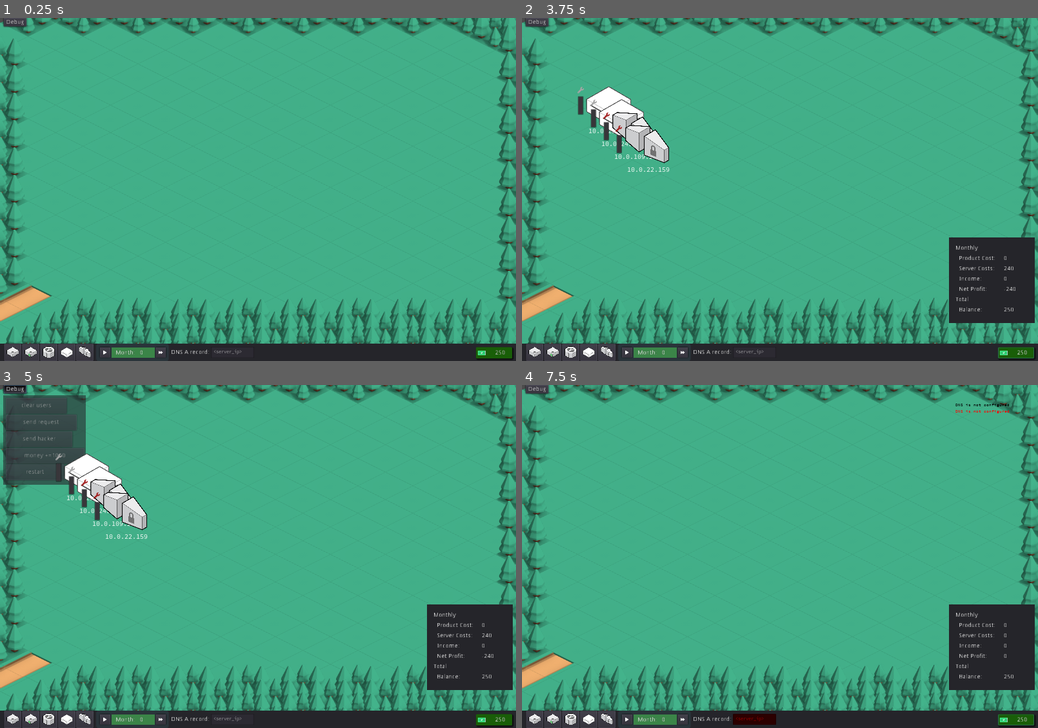
Above: before the commit, frames 1-4 (two rows, left to right).
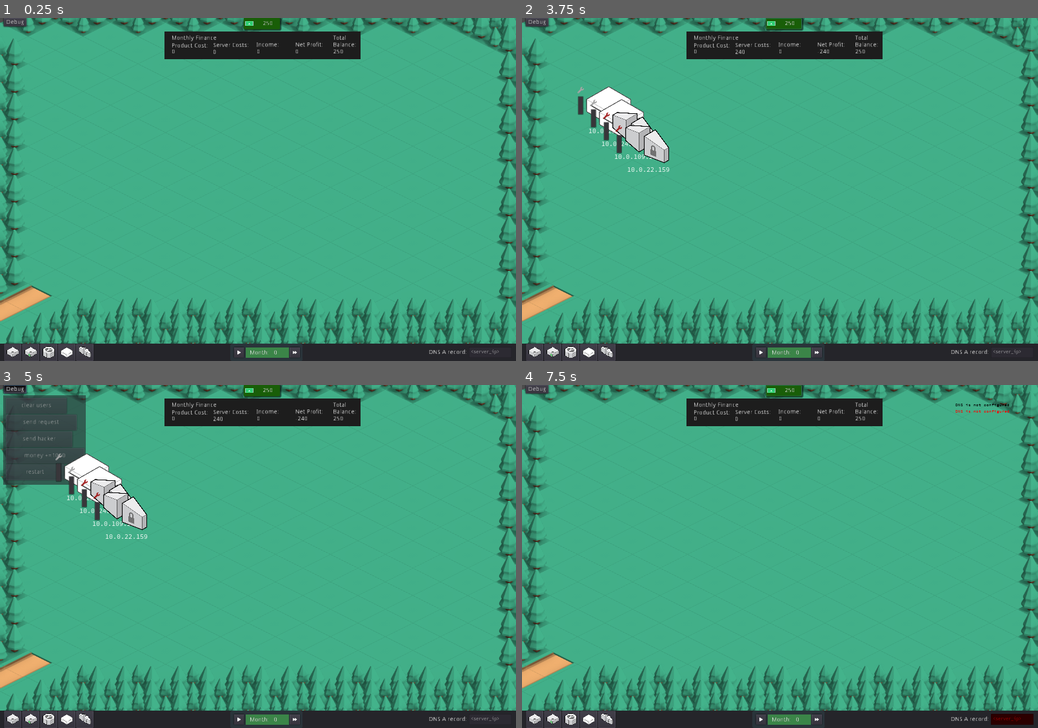
Above: after the commit, the same moments.

Repository: yigitbey/CloudArchitect
Game: Godot game, scene res://Level.tscn
Two runs of this game, one before a commit and one after it. Both use one fixed random seed, a clock stepped at 60 frames per second and the inputs below.
Inputs (mouse positions are in pixels of both pictures, inside the frame that each line leads up to):
- Up to frame 1 (0.25 s): no input
- Up to frame 2 (3.75 s): click (589, 350) at 0.5 s; click (589, 350) at 1.25 s; click (604, 350) at 2 s; click (604, 350) at 2.75 s; click "250" at 3.5 s
- Up to frame 3 (5 s): click "Debug" at 4.25 s
- Up to frame 4 (7.5 s): click "restart" at 5 s; click "" at 5.75 s; click "" at 6.5 s; click "250" at 7.25 s

The runs differ from the first frame. In frame 1, 4.3% of the frame differs, in the area x 19-100%, y 0-100%; in frame 2, 8.4%; in frame 3, 8.5%; in frame 4, 8.7%.

Commit message:
hud overhaul

Diff:
--- a/HUD.tscn
+++ b/HUD.tscn
@@ -93,6 +93,9 @@
 
 [sub_resource type="StyleBoxEmpty" id=18]
 
+[sub_resource type="StyleBoxFlat" id=23]
+bg_color = Color( 0.113725, 0.113725, 0.113725, 1 )
+
 [sub_resource type="StyleBoxEmpty" id=22]
 
 [sub_resource type="StyleBoxEmpty" id=19]
@@ -114,9 +117,9 @@
 }
 
 [node name="DNS" type="LineEdit" parent="Panel"]
-margin_left = 490.0
+margin_left = 1090.0
 margin_top = 7.0
-margin_right = 590.0
+margin_right = 1190.0
 margin_bottom = 33.0
 rect_clip_content = true
 hint_tooltip = "Entrypoint"
@@ -130,9 +133,9 @@
 }
 
 [node name="DNSLabel" type="Label" parent="Panel"]
-margin_left = 397.0
+margin_left = 997.0
 margin_top = 13.0
-margin_right = 486.0
+margin_right = 1086.0
 margin_bottom = 27.0
 text = "DNS A record:"
 __meta__ = {
@@ -224,10 +227,10 @@
 }
 
 [node name="FinancesButton" type="Button" parent="Panel"]
-margin_left = 1107.0
-margin_top = 8.0
-margin_right = 1191.0
-margin_bottom = 34.0
+margin_left = 566.0
+margin_top = -760.0
+margin_right = 650.0
+margin_bottom = -734.0
 theme = SubResource( 5 )
 toggle_mode = true
 text = "300"
@@ -389,9 +392,9 @@
 [node name="GameOver" type="AcceptDialog" parent="."]
 pause_mode = 2
 visible = true
-margin_left = 576.0
+margin_left = 536.0
 margin_top = 336.0
-margin_right = 768.0
+margin_right = 728.0
 margin_bottom = 412.0
 popup_exclusive = true
 window_title = "Game Over!"
@@ -427,9 +430,9 @@
 }
 
 [node name="MonthControl" type="Panel" parent="."]
-margin_left = 223.0
+margin_left = 535.0
 margin_top = 760.0
-margin_right = 391.0
+margin_right = 703.0
 margin_bottom = 800.0
 custom_styles/panel = SubResource( 6 )
 __meta__ = {
@@ -554,20 +557,20 @@
 }
 
 [node name="FinancesPanel" type="Panel" parent="."]
-visible = false
-margin_left = 992.0
-margin_top = 512.0
-margin_right = 1192.0
-margin_bottom = 712.0
+margin_left = 382.0
+margin_top = 32.0
+margin_right = 838.0
+margin_bottom = 96.0
+custom_styles/panel = SubResource( 23 )
 __meta__ = {
 "_edit_use_anchors_": false
 }
 
 [node name="TotalBalanceLabel" type="Label" parent="FinancesPanel"]
-margin_left = 24.0
-margin_top = 162.0
-margin_right = 80.0
-margin_bottom = 176.0
+margin_left = 392.0
+margin_top = 24.0
+margin_right = 448.0
+margin_bottom = 38.0
 rect_pivot_offset = Vector2( 74, 10.9999 )
 text = "Balance:"
 __meta__ = {
@@ -575,10 +578,10 @@
 }
 
 [node name="TotalBalance" type="Label" parent="FinancesPanel"]
-margin_left = 128.0
-margin_top = 162.0
-margin_right = 200.0
-margin_bottom = 176.0
+margin_left = 392.0
+margin_top = 40.0
+margin_right = 464.0
+margin_bottom = 54.0
 rect_pivot_offset = Vector2( 18, 10.9999 )
 text = "5"
 __meta__ = {
@@ -586,10 +589,10 @@
 }
 
 [node name="ProductCostLabel" type="Label" parent="FinancesPanel"]
-margin_left = 24.0
-margin_top = 42.0
-margin_right = 128.0
-margin_bottom = 56.0
+margin_left = 16.0
+margin_top = 26.0
+margin_right = 120.0
+margin_bottom = 40.0
 rect_pivot_offset = Vector2( 74, 10.9999 )
 text = "Product Cost:"
 __meta__ = {
@@ -597,10 +600,10 @@
 }
 
 [node name="ProductCost" type="Label" parent="FinancesPanel"]
-margin_left = 128.0
-margin_top = 42.0
-margin_right = 200.0
-margin_bottom = 56.0
+margin_left = 16.0
+margin_top = 40.0
+margin_right = 72.0
+margin_bottom = 54.0
 rect_pivot_offset = Vector2( 18, 10.9999 )
 text = "0"
 __meta__ = {
@@ -608,10 +611,10 @@
 }
 
 [node name="ServerCostsLabel" type="Label" parent="FinancesPanel"]
-margin_left = 24.0
-margin_top = 66.0
-margin_right = 128.0
-margin_bottom = 80.0
+margin_left = 113.0
+margin_top = 25.0
+margin_right = 217.0
+margin_bottom = 39.0
 rect_pivot_offset = Vector2( 74, 10.9999 )
 text = "Server Costs:"
 __meta__ = {
@@ -619,10 +622,10 @@
 }
 
 [node name="ServerCosts" type="Label" parent="FinancesPanel"]
-margin_left = 128.0
-margin_top = 66.0
-margin_right = 200.0
-margin_bottom = 80.0
+margin_left = 112.0
+margin_top = 41.0
+margin_right = 184.0
+margin_bottom = 55.0
 rect_pivot_offset = Vector2( 18, 10.9999 )
 text = "0"
 __meta__ = {
@@ -630,10 +633,10 @@
 }
 
 [node name="MonthlyIncomeLabel" type="Label" parent="FinancesPanel"]
-margin_left = 24.0
-margin_top = 90.0
-margin_right = 128.0
-margin_bottom = 104.0
+margin_left = 213.0
+margin_top = 24.0
+margin_right = 317.0
+margin_bottom = 38.0
 rect_pivot_offset = Vector2( 74, 10.9999 )
 text = "Income:"
 __meta__ = {
@@ -641,10 +644,10 @@
 }
 
 [node name="MonthlyIncome" type="Label" parent="FinancesPanel"]
-margin_left = 128.0
-margin_top = 90.0
-margin_right = 200.0
-margin_bottom = 104.0
+margin_left = 214.0
+margin_top = 40.0
+margin_right = 286.0
+margin_bottom = 54.0
 rect_pivot_offset = Vector2( 18, 10.9999 )
 text = "0"
 __meta__ = {
@@ -652,10 +655,10 @@
 }
 
 [node name="ProfitLabel" type="Label" parent="FinancesPanel"]
-margin_left = 24.0
-margin_top = 114.0
-margin_right = 128.0
-margin_bottom = 128.0
+margin_left = 304.0
+margin_top = 24.0
+margin_right = 408.0
+margin_bottom = 38.0
 rect_pivot_offset = Vector2( 74, 10.9999 )
 text = "Net Profit:"
 __meta__ = {
@@ -663,10 +666,10 @@
 }
 
 [node name="Profit" type="Label" parent="FinancesPanel"]
-margin_left = 128.0
-margin_top = 114.0
-margin_right = 200.0
-margin_bottom = 128.0
+margin_left = 304.0
+margin_top = 40.0
+margin_right = 376.0
+margin_bottom = 54.0
 rect_pivot_offset = Vector2( 18, 10.9999 )
 text = "0"
 __meta__ = {
@@ -675,16 +678,19 @@
 
 [node name="Label" type="Label" parent="FinancesPanel"]
 margin_left = 16.0
-margin_top = 18.0
+margin_top = 8.0
 margin_right = 68.0
-margin_bottom = 32.0
-text = "Monthly"
+margin_bottom = 22.0
+text = "Monthly Finance"
+__meta__ = {
+"_edit_use_anchors_": false
+}
 
 [node name="Label2" type="Label" parent="FinancesPanel"]
-margin_left = 16.0
-margin_top = 138.0
-margin_right = 68.0
-margin_bottom = 152.0
+margin_left = 392.0
+margin_top = 8.0
+margin_right = 444.0
+margin_bottom = 22.0
 text = "Total"
 __meta__ = {
 "_edit_use_anchors_": false
@@ -694,9 +700,10 @@
 position = Vector2( 960, 384 )
 
 [node name="List" type="ItemList" parent="Logs"]
-margin_left = -120.0
-margin_right = 232.0
-margin_bottom = 376.0
+margin_left = -64.0
+margin_top = -224.0
+margin_right = 240.0
+margin_bottom = 288.0
 custom_styles/selected = SubResource( 22 )
 custom_styles/bg = SubResource( 19 )
 custom_colors/guide_color = Color( 0, 0, 0, 0 )
--- a/Request.gd
+++ b/Request.gd
@@ -48,8 +48,6 @@
 	if alive > ttl:
 		pass
 
-		#queue_free()
-
 	if is_malicious:
 		$AnimatedSprite.modulate = Color(0,0,0,0.7)
 	else:
@@ -59,9 +57,9 @@
 			$AnimatedSprite.modulate = Color(1,0,0)
 
 	if status_code == 200:
-		$AnimatedSprite.modulate = Color(0,0.2,0)
+		$AnimatedSprite.modulate = Color(0,1,0)
 	elif status_code == 404:
-		$AnimatedSprite.modulate = Color(0.2,0,0)
+		$AnimatedSprite.modulate = Color(1,0,0)
 
 
 func arrived():
--- a/Server.tscn
+++ b/Server.tscn
@@ -56,6 +56,7 @@
 
 [node name="Server" type="KinematicBody2D"]
 pause_mode = 2
+z_index = 1
 input_pickable = true
 script = ExtResource( 1 )
 __meta__ = {
Not shown: 1 places in HUD.tscn that only renumber resources
